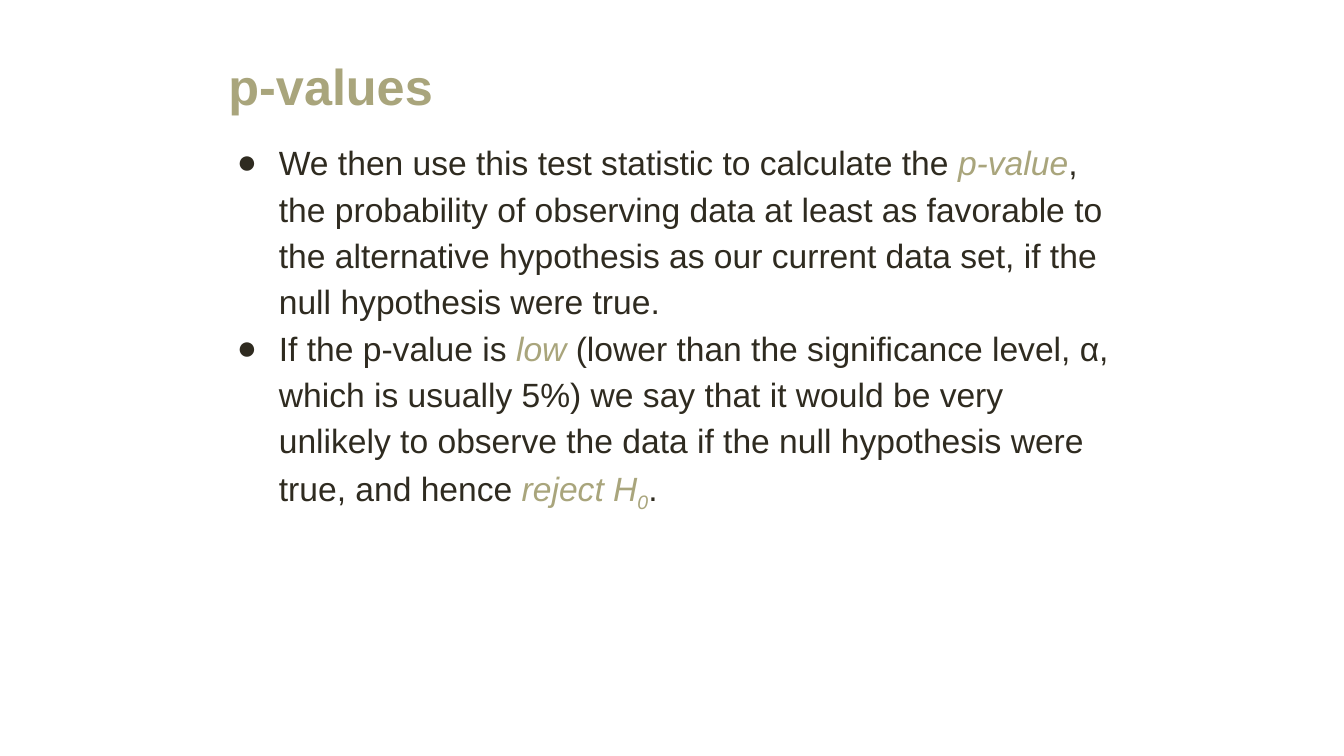
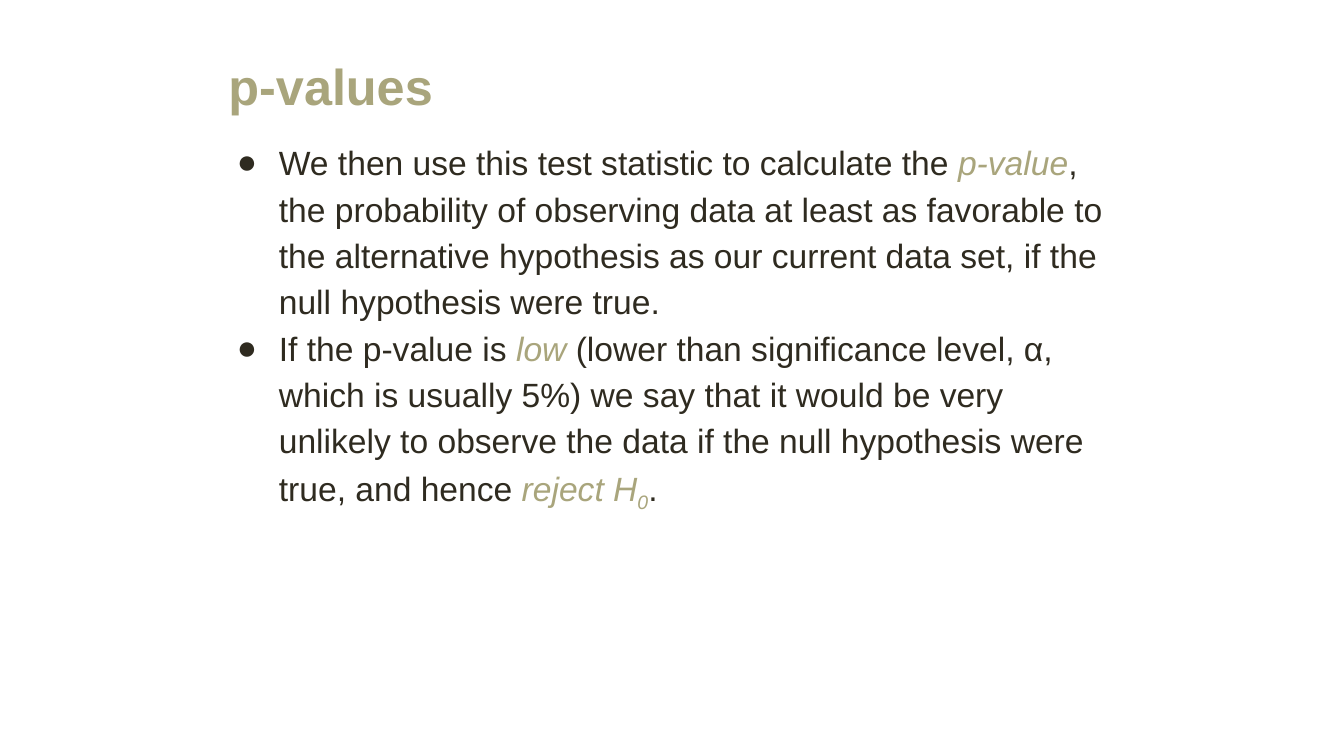
Before and after one commit to amosca01/MATH108-F23, a slide deck: slide 32 of slides/09-hypothesis-testing.pptx (slide 58 before the commit). Drawn at 1344x756 pixels with LibreOffice and Linux fonts; fonts in the diff are those of the drawing. Boxes give left, top, right and bottom in pixels: in the first picture for what was removed or moved away, otherwise in the second. Text is boxed around its words. In the diff, an @@ line names an element or a change of style, - is before the commit and + after.

```diff
--- a/slides/09-hypothesis-testing.pptx
+++ b/slides/09-hypothesis-testing.pptx
@@ text at bbox=[279, 336, 1084, 508]: text changed @@
-● If the p-value is low (lower than the significance level, α, which is usually 5%) we say that it would be very unlikely to observe the data if the null hypothesis were true, and hence reject H0.
+● If the p-value is low (lower than significance level, α, which is usually 5%) we say that it would be very unlikely to observe the data if the null hypothesis were true, and hence reject H0.
```
Also in this commit, not shown: 16 other slides changed, 10 slides added, 10 slides removed, 2 other files.
